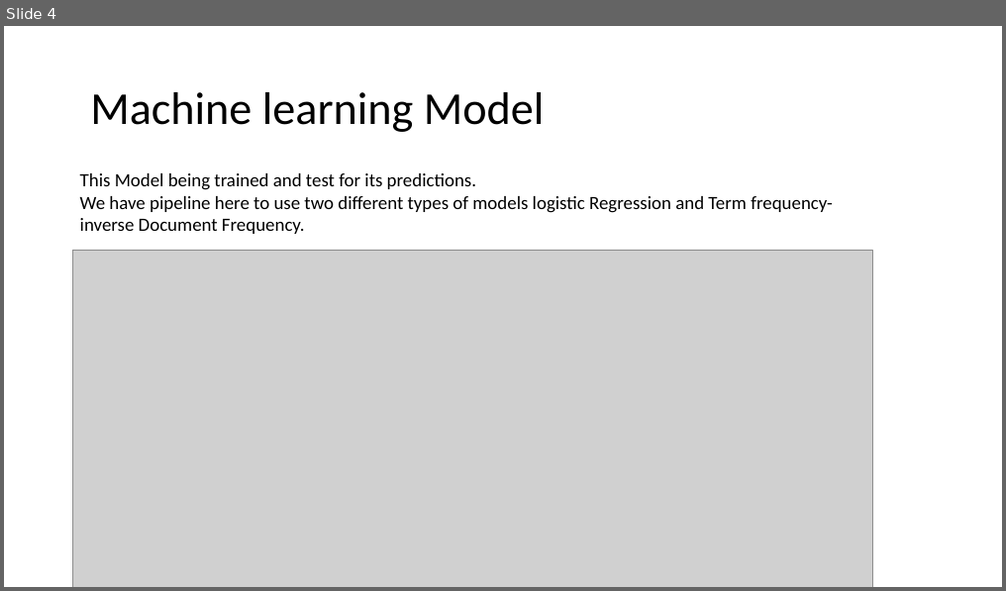
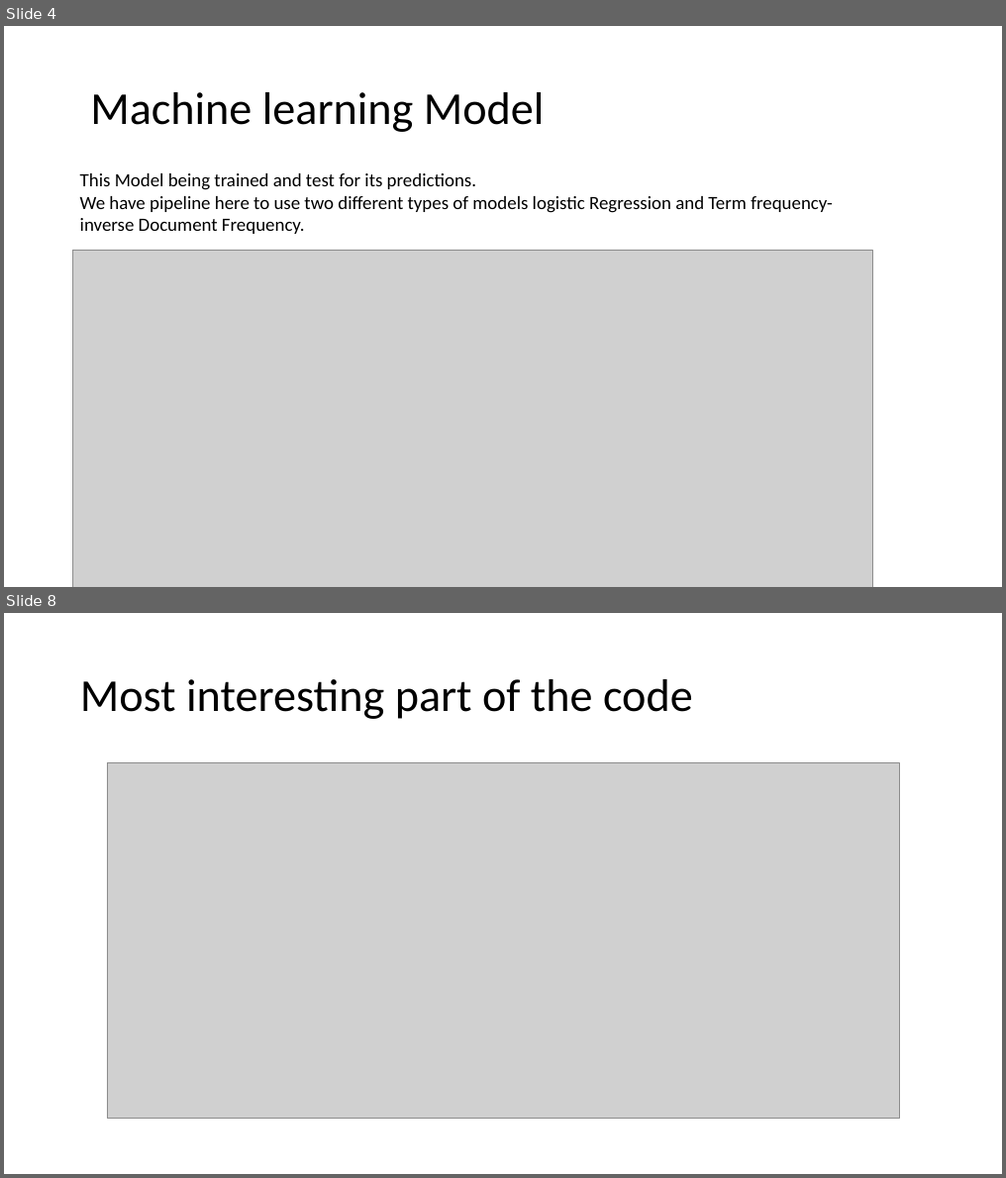
Before and after one commit to Cookieking2490/Data-science-project, a slide deck: reports/Presentation and poster/Data science presentation.pptx. Shown one above the other, each under a label of ours: slide 4 before the commit, slides 4 and 8 after it; the slides between them are not shown. The pictures are 1006x591 and 1006x1178 pixels, drawn with LibreOffice and Linux fonts; fonts in the diff are those of the drawing; grey boxes stand for pictures. Boxes give left, top, right and bottom in pixels: in the first picture for what was removed or moved away, otherwise in the second. Text is boxed around its words. In the diff, an @@ line names an element or a change of style, - is before the commit and + after.

```diff
--- a/reports/Presentation and poster/Data science presentation.pptx
+++ b/reports/Presentation and poster/Data science presentation.pptx
@@ slide 8 added at (x1=4, y1=613, x2=1002, y2=1174), background #FFFFFF @@
@@ title added at (x1=80, y1=679, x2=693, y2=719), 44 pt, text #000000 @@
+Most interesting part of the code
@@ picture added at (x1=107, y1=762, x2=899, y2=1119) @@
```
Also in this commit, not shown: 1 slide changed, 4 other slides added, 1 other file.
